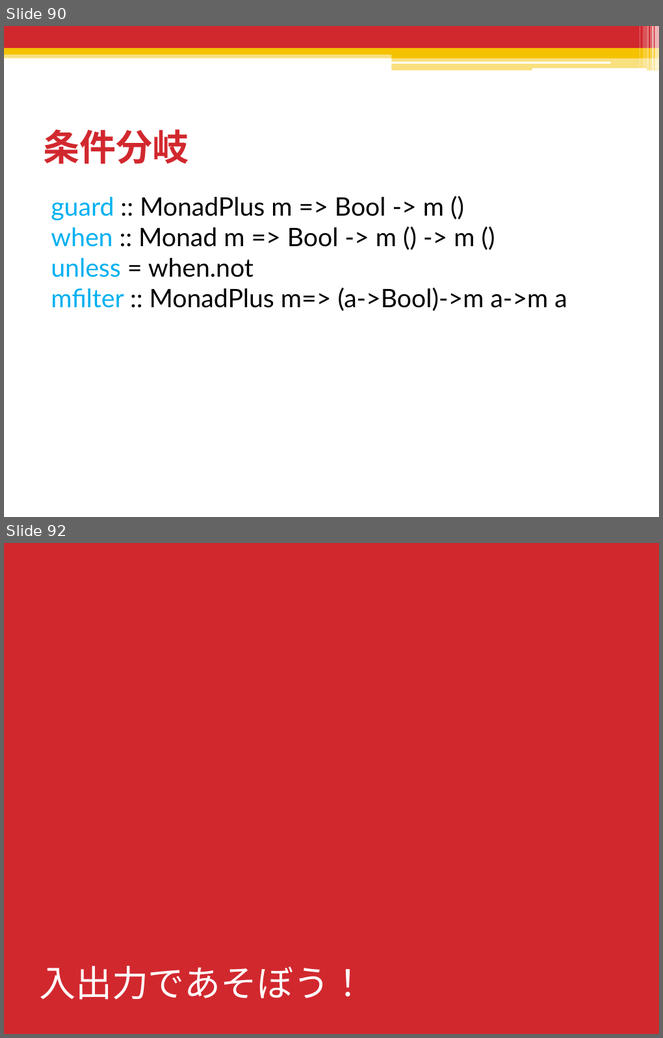
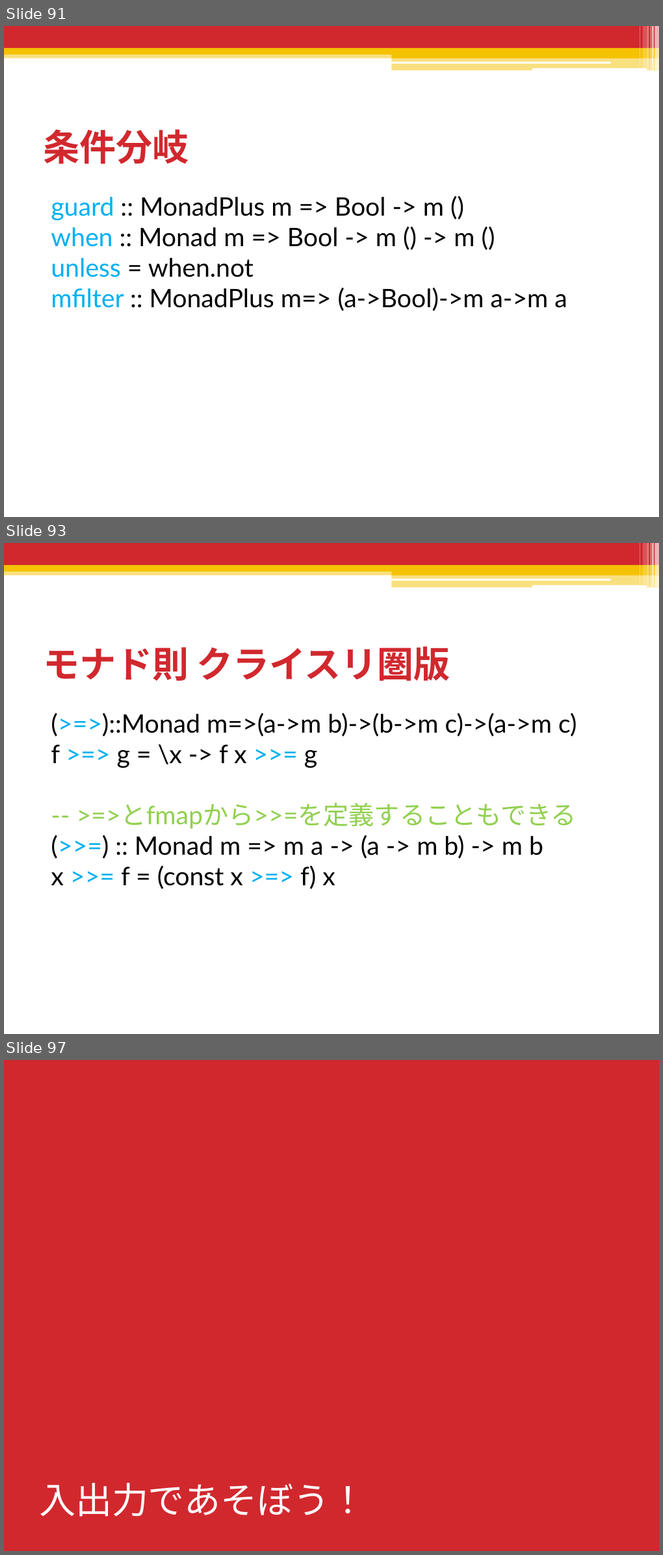
Before and after one commit to shiatsumat/HaskellLecture, a slide deck: 2_monad/slides/2_monad.pptx. Shown one above the other, each under a label of ours: slides 90 and 92 before the commit, slides 91, 93 and 97 after it; the slides between them are not shown. The pictures are 663x1038 and 663x1555 pixels, drawn with LibreOffice and Linux fonts; fonts in the diff are those of the drawing. Boxes give left, top, right and bottom in pixels: in the first picture for what was removed or moved away, otherwise in the second. Text is boxed around its words. In the diff, an @@ line names an element or a change of style, - is before the commit and + after.

```diff
--- a/2_monad/slides/2_monad.pptx
+++ b/2_monad/slides/2_monad.pptx
@@ slide 93 added at (4,543,659,1034), background #FFFFFF; not listed: 13 template elements that a slide beside it also shows @@
@@ title added at (43,646,451,681), 40 pt, text #D1282E, bold @@
+モナド則 クライスリ圏版
@@ text added at (51,713,577,889), 28 pt, text #000000 @@
+(>=>)::Monad m=>(a->m b)->(b->m c)->(a->m c)
+f >=> g = \x -> f x >>= g
+-- >=>とfmapから>>=を定義することもできる
+(>>=) :: Monad m => m a -> (a -> m b) -> m b
+x >>= f = (const x >=> f) x
@@ what was slide 90 is now slide 91 @@
@@ what was slide 92 is now slide 97 @@
```
Also in this commit, not shown: 4 slides changed, 6 other slides added, 1 other file.
